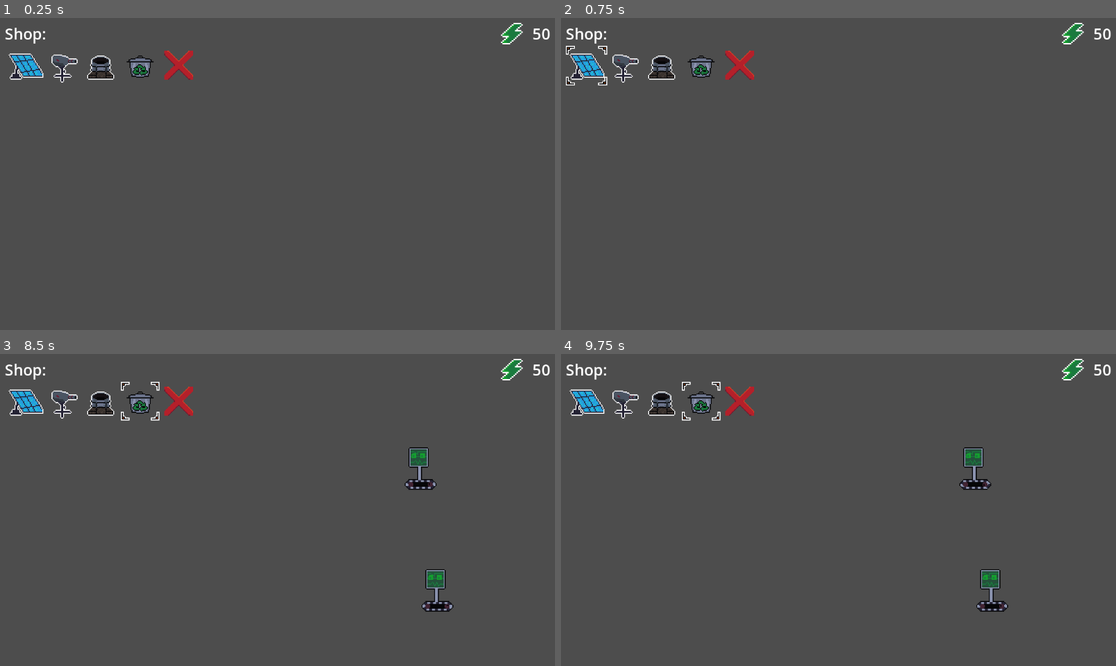
Above: before the commit, frames 1-4 (two rows, left to right).
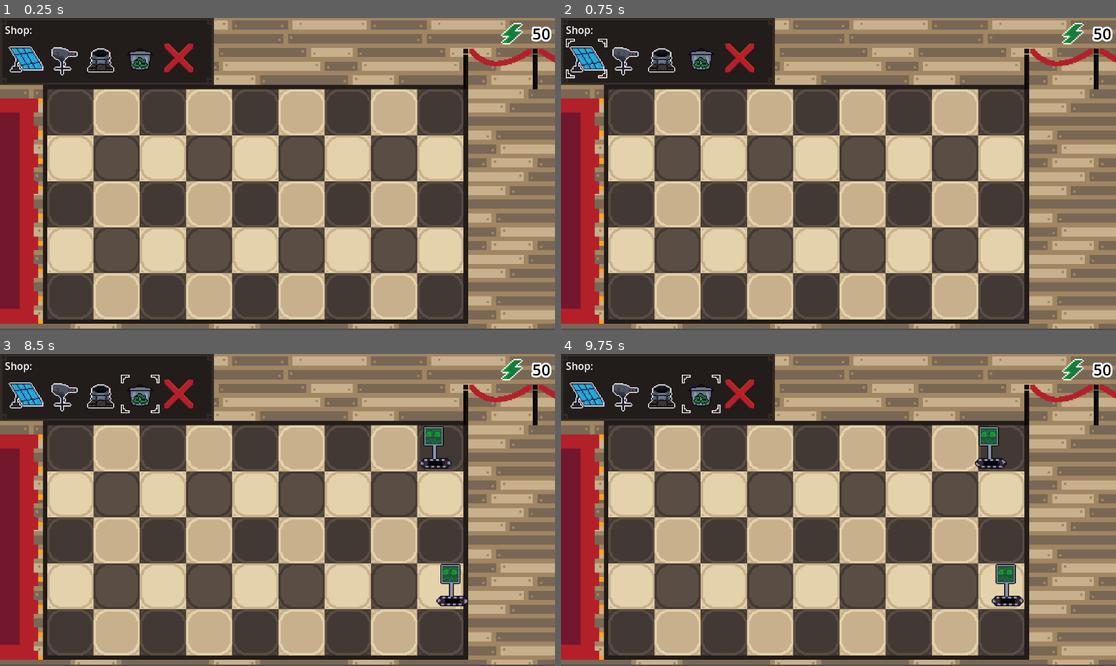
Above: after the commit, the same moments.

Repository: AuraDvin/MvR
Game: Godot game, scene res://levels/basic_level/basic_level.tscn
Same seed, same stepped clock (60 frames per second), same inputs: the game is played once before the commit and once after it. This scene is started directly instead of the project's main scene.
Inputs (mouse positions are in pixels of both pictures, inside the frame that each line leads up to; where the layout moved, square brackets give the same spot in the first picture):
- Up to frame 1 (0.25 s): no input
- Up to frame 2 (0.75 s): click (588, 58) [588, 64] at 0.5 s
- Up to frame 3 (8.5 s): click (61, 394) [61, 400] at 1.25 s; click (99, 394) [99, 400] at 2 s; click (138, 394) [138, 400] at 2.75 s; click (177, 394) [177, 400] at 3.5 s; tap Enter (ui_accept) at 4.25, 4.52, 5.27, 6.77, 7.52, 8.27 s; move the mouse to (244, 550) at 4.27 s; hold Right (ui_right) 4.28-5.03 s; click (244, 550) at 4.42 s; move the mouse to (166, 525) at 5.02 s; hold Left (ui_left) 5.03-5.78 s; click (166, 525) at 5.17 s; move the mouse to (333, 441) at 5.77 s; hold Right (ui_right) 5.78-7.28 s; click (333, 441) at 5.92 s; move the mouse to (249, 572) at 6.52 s; click (249, 572) at 6.67 s; move the mouse to (444, 556) at 7.27 s; hold Left (ui_left) from 7.28 s (still down); click (444, 556) at 7.42 s; move the mouse to (111, 463) at 8.02 s; click (111, 463) at 8.17 s
- Up to frame 4 (9.75 s): move the mouse to (866, 510) at 8.77 s; click (866, 510) at 8.92 s; move the mouse to (755, 432) at 9.52 s; release Left (ui_left) at 9.53 s; hold Right (ui_right) from 9.53 s (still down); click (755, 432) at 9.67 s

The runs differ from the first frame. In frame 1, 87% of the frame differs, in the area x 0-100%, y 0-100%; in frame 2, 87%; in frame 3, 87%; in frame 4, 87%.

Commit message:
fixed hud + background

Diff:
--- a/levels/basic_level/basic_level.tscn
+++ b/levels/basic_level/basic_level.tscn
@@ -1,9 +1,10 @@
-[gd_scene load_steps=5 format=3 uid="uid://cl5i6jqism35s"]
+[gd_scene load_steps=6 format=3 uid="uid://cl5i6jqism35s"]
 
 [ext_resource type="Script" uid="uid://c2bq01dxk51eb" path="res://levels/basic_level/basic_level.gd" id="1_x83mk"]
 [ext_resource type="PackedScene" uid="uid://emqcm546jpvb" path="res://levels/grid/grid.tscn" id="2_h6lqb"]
 [ext_resource type="PackedScene" uid="uid://c7t5icwhp12gx" path="res://levels/menus/hud/hud.tscn" id="3_akcht"]
 [ext_resource type="PackedScene" uid="uid://i5tyih4l3m1m" path="res://characters/player/Player.tscn" id="4_ykins"]
+[ext_resource type="Texture2D" uid="uid://cjpsxhcfdxql6" path="res://assets/textures/bg.png" id="5_nyqwc"]
 
 [node name="BasicLevel" type="Node"]
 
@@ -23,8 +24,8 @@
 [node name="5" type="Node" parent="BasicLevel/Lanes"]
 
 [node name="Grid" parent="BasicLevel" instance=ExtResource("2_h6lqb")]
-position = Vector2(89.00001, 198)
-scale = Vector2(84.193245, 42.096622)
+position = Vector2(98.400894, 148.07295)
+scale = Vector2(86.4, 47.76)
 
 [node name="EnemySpawnTimer" type="Timer" parent="BasicLevel"]
 
@@ -39,6 +40,18 @@
 
 [node name="Player" parent="." instance=ExtResource("4_ykins")]
 
+[node name="bg" type="TextureRect" parent="."]
+z_index = -10
+anchors_preset = 15
+anchor_right = 1.0
+anchor_bottom = 1.0
+grow_horizontal = 2
+grow_vertical = 2
+scale = Vector2(1, 0.995116)
+size_flags_horizontal = 4
+mouse_filter = 2
+texture = ExtResource("5_nyqwc")
+
 [connection signal="energy_changed" from="BasicLevel" to="Hud" method="_on_basic_level_energy_changed"]
 [connection signal="clicked_on_grid" from="BasicLevel/Grid" to="BasicLevel" method="_on_grid_clicked_on_grid"]
 [connection signal="timeout" from="BasicLevel/EnemySpawnTimer" to="BasicLevel" method="_on_enemy_spawn_timer_timeout"]
--- a/levels/menus/hud/hud.gd
+++ b/levels/menus/hud/hud.gd
@@ -6,7 +6,7 @@
 # Called when the node enters the scene tree for the first time.
 func _ready():
 	await get_tree().process_frame
-	for child in $"MarginContainer/VBoxContainer/HBoxContainer".get_children():
+	for child in $MarginContainer/HBoxContainer2/VBoxContainer/shopContainer.get_children():
 		child.pressed.connect(_on_button_pressed.bind(child.get_index() as tower_type))
 		var tb = child as TextureButton
 		tb.scale = tb.get_transform().get_scale() * 2
@@ -23,10 +23,10 @@
 		$Selector.visible = true
 	else:
 		$Selector.visible = false
-	var box_container = $"MarginContainer/VBoxContainer/HBoxContainer"
+	var box_container = $MarginContainer/HBoxContainer2/VBoxContainer/shopContainer
 	$Selector.position = box_container.get_child(node).global_position
 	$Selector.size = box_container.get_child(node).size * box_container.get_child(node).scale
 
 
 func _on_basic_level_energy_changed(newAmount):
-	$MarginContainer/VBoxContainer/HBoxContainer2/resources/energy_amount.text = " " + str(newAmount)
+	$MarginContainer/HBoxContainer2/resources/energy_amount.text = " " + str(newAmount)
--- a/levels/menus/hud/hud.tscn
+++ b/levels/menus/hud/hud.tscn
@@ -1,8 +1,7 @@
-[gd_scene load_steps=13 format=3 uid="uid://c7t5icwhp12gx"]
+[gd_scene load_steps=12 format=3 uid="uid://c7t5icwhp12gx"]
 
 [ext_resource type="Script" uid="uid://drmcio5yk84ap" path="res://levels/menus/hud/hud.gd" id="1_pnpax"]
 [ext_resource type="Texture2D" uid="uid://cfgb5ug1qj1xr" path="res://assets/textures/solar-pannel-sheet.png" id="1_vtdkw"]
-[ext_resource type="LabelSettings" uid="uid://cbqx3qie0kyui" path="res://misc/LabelTheme.tres" id="2_5aamc"]
 [ext_resource type="Texture2D" uid="uid://8hmvqxym3c6b" path="res://assets/textures/shooter-turret.png" id="3_5aamc"]
 [ext_resource type="Texture2D" uid="uid://blbh53yq7ouwg" path="res://assets/textures/energy.png" id="3_buv7h"]
 [ext_resource type="Texture2D" uid="uid://cou8mdpj3qrou" path="res://assets/textures/mortar.png" id="4_buv7h"]
@@ -42,66 +41,70 @@
 theme_override_constants/margin_right = 10
 theme_override_constants/margin_bottom = 10
 
-[node name="VBoxContainer" type="VBoxContainer" parent="MarginContainer"]
+[node name="HBoxContainer2" type="HSplitContainer" parent="MarginContainer"]
+layout_mode = 2
+dragging_enabled = false
+
+[node name="VBoxContainer" type="VBoxContainer" parent="MarginContainer/HBoxContainer2"]
 layout_mode = 2
 theme_override_constants/separation = 3
 
-[node name="HBoxContainer2" type="HBoxContainer" parent="MarginContainer/VBoxContainer"]
-layout_mode = 2
-
-[node name="Label" type="Label" parent="MarginContainer/VBoxContainer/HBoxContainer2"]
+[node name="Label" type="Label" parent="MarginContainer/HBoxContainer2/VBoxContainer"]
 layout_mode = 2
 size_flags_horizontal = 0
+theme_override_font_sizes/font_size = 21
 text = "Shop: "
-label_settings = ExtResource("2_5aamc")
 
-[node name="resources" type="HBoxContainer" parent="MarginContainer/VBoxContainer/HBoxContainer2"]
+[node name="shopContainer" type="HBoxContainer" parent="MarginContainer/HBoxContainer2/VBoxContainer"]
+layout_mode = 2
+theme_override_constants/separation = 40
+
+[node name="TextureButton" type="TextureButton" parent="MarginContainer/HBoxContainer2/VBoxContainer/shopContainer"]
+layout_mode = 2
+size_flags_vertical = 0
+texture_normal = SubResource("AtlasTexture_y2vs7")
+
+[node name="TextureButton2" type="TextureButton" parent="MarginContainer/HBoxContainer2/VBoxContainer/shopContainer"]
+layout_mode = 2
+size_flags_vertical = 0
+texture_normal = SubResource("AtlasTexture_6bkdy")
+
+[node name="TextureButton3" type="TextureButton" parent="MarginContainer/HBoxContainer2/VBoxContainer/shopContainer"]
+material = SubResource("CanvasItemMaterial_buv7h")
+layout_mode = 2
+size_flags_vertical = 0
+texture_normal = ExtResource("4_buv7h")
+
+[node name="TextureButton4" type="TextureButton" parent="MarginContainer/HBoxContainer2/VBoxContainer/shopContainer"]
+material = SubResource("CanvasItemMaterial_buv7h")
+layout_mode = 2
+size_flags_vertical = 0
+texture_normal = ExtResource("7_tqvyd")
+
+[node name="TextureButton5" type="TextureButton" parent="MarginContainer/HBoxContainer2/VBoxContainer/shopContainer"]
+material = SubResource("CanvasItemMaterial_buv7h")
+layout_mode = 2
+size_flags_vertical = 0
+texture_normal = ExtResource("8_62nfb")
+
+[node name="resources" type="HBoxContainer" parent="MarginContainer/HBoxContainer2"]
 layout_mode = 2
 size_flags_horizontal = 3
+size_flags_vertical = 0
 
-[node name="TextureRect" type="TextureRect" parent="MarginContainer/VBoxContainer/HBoxContainer2/resources"]
+[node name="TextureRect" type="TextureRect" parent="MarginContainer/HBoxContainer2/resources"]
 layout_mode = 2
 size_flags_horizontal = 10
 texture = ExtResource("3_buv7h")
 expand_mode = 2
 
-[node name="energy_amount" type="Label" parent="MarginContainer/VBoxContainer/HBoxContainer2/resources"]
+[node name="energy_amount" type="Label" parent="MarginContainer/HBoxContainer2/resources"]
 layout_mode = 2
+theme_override_colors/font_color = Color(0, 0, 0, 1)
+theme_override_colors/font_outline_color = Color(1, 1, 1, 1)
+theme_override_constants/outline_size = 16
 theme_override_font_sizes/font_size = 32
 text = "  50"
-
-[node name="HBoxContainer" type="HBoxContainer" parent="MarginContainer/VBoxContainer"]
-layout_mode = 2
-size_flags_vertical = 3
-theme_override_constants/separation = 40
-
-[node name="TextureButton" type="TextureButton" parent="MarginContainer/VBoxContainer/HBoxContainer"]
-layout_mode = 2
-size_flags_vertical = 0
-texture_normal = SubResource("AtlasTexture_y2vs7")
-
-[node name="TextureButton2" type="TextureButton" parent="MarginContainer/VBoxContainer/HBoxContainer"]
-layout_mode = 2
-size_flags_vertical = 0
-texture_normal = SubResource("AtlasTexture_6bkdy")
-
-[node name="TextureButton3" type="TextureButton" parent="MarginContainer/VBoxContainer/HBoxContainer"]
-material = SubResource("CanvasItemMaterial_buv7h")
-layout_mode = 2
-size_flags_vertical = 0
-texture_normal = ExtResource("4_buv7h")
-
-[node name="TextureButton4" type="TextureButton" parent="MarginContainer/VBoxContainer/HBoxContainer"]
-material = SubResource("CanvasItemMaterial_buv7h")
-layout_mode = 2
-size_flags_vertical = 0
-texture_normal = ExtResource("7_tqvyd")
-
-[node name="TextureButton5" type="TextureButton" parent="MarginContainer/VBoxContainer/HBoxContainer"]
-material = SubResource("CanvasItemMaterial_buv7h")
-layout_mode = 2
-size_flags_vertical = 0
-texture_normal = ExtResource("8_62nfb")
 
 [node name="Selector" type="TextureRect" parent="."]
 visible = false
Binary file added: assets/textures/bg.png
Not shown, added: assets/textures/bg.png.import
